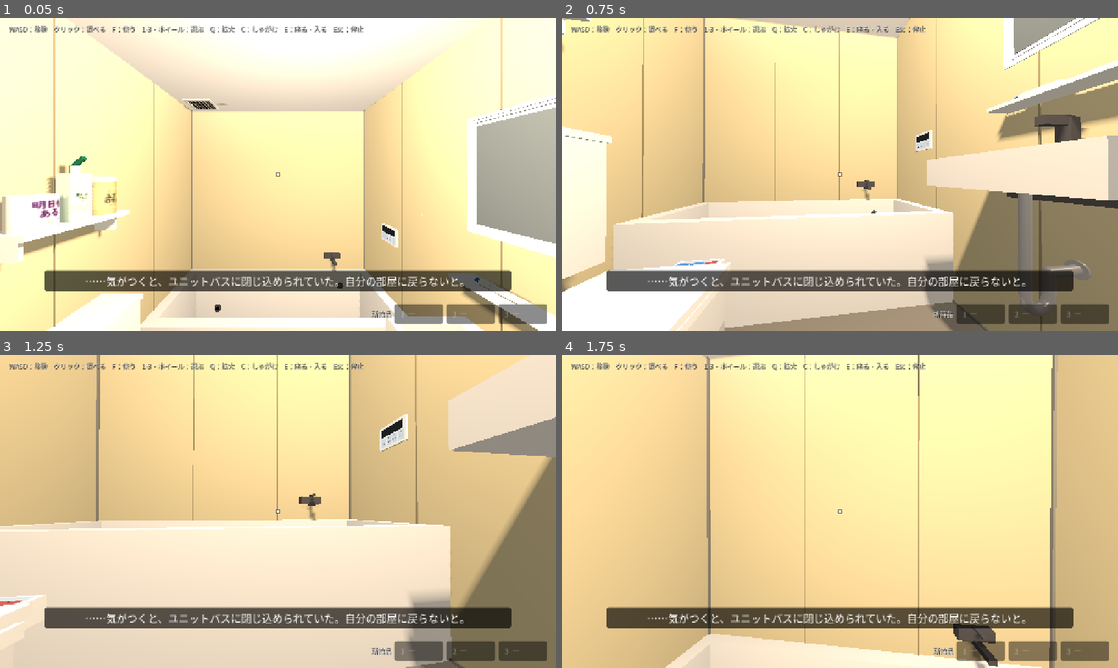
Above: before the commit, frames 1-4 (two rows, left to right).
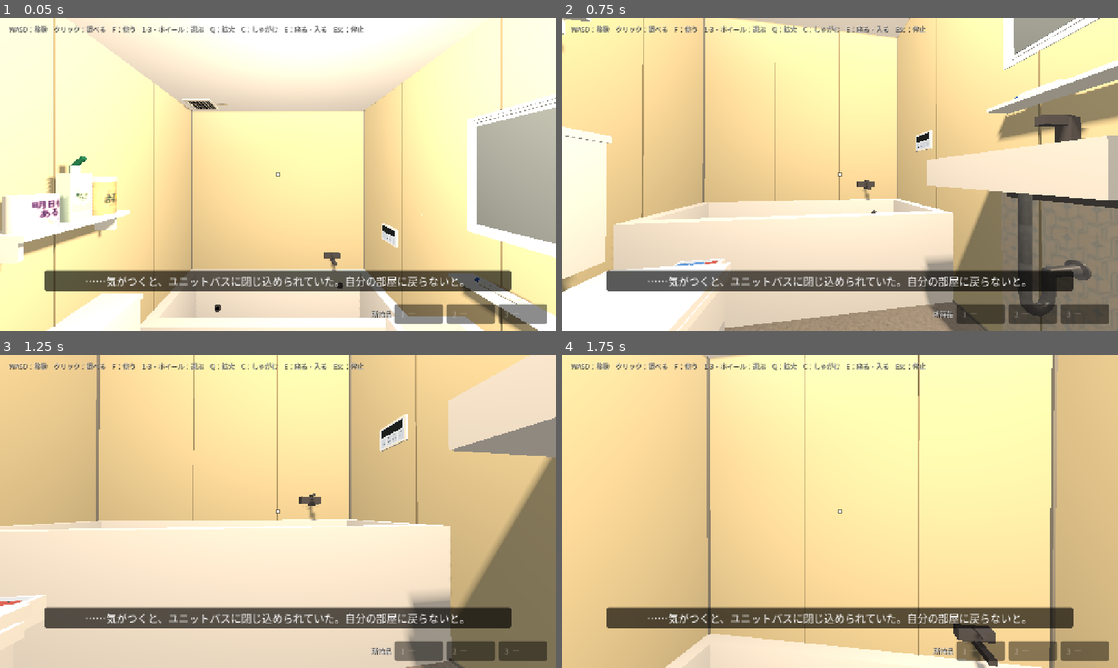
Above: after the commit, the same moments.

Repository: Ben-Kei-create/toireshelter
Game: Godot game, scene res://scenes/main.tscn
The game is run twice, just before and just after one commit, with the same random seed, the same clock (stepped at 60 frames per second) and the same inputs.
Inputs (mouse positions are in pixels of both pictures, inside the frame that each line leads up to):
- Up to frame 1 (0.05 s): no input
- Up to frame 2 (0.75 s): tap Enter at 0.5 s; move the mouse to (867, 174) at 0.52 s; hold W (move_forward) from 0.53 s (still down); hold C (crouch) from 0.53 s (still down); click (867, 174) at 0.67 s
- Up to frame 3 (1.25 s): keep holding W (move_forward); keep holding C (crouch)
- Up to frame 4 (1.75 s): keep holding W (move_forward); move the mouse to (812, 511) at 1.27 s; release C (crouch) at 1.28 s; tap E (action) at 1.35 s; tap C (crouch) at 1.55 s

Frame 1 is identical in both runs. In frame 2, 1.3% of the frame differs, in the area x 49-96%, y 56-100%; in frame 3, less than 0.1%; in frame 4, nothing differs.

Commit message:
ASSETS-30: 15 book covers and 15 surface textures
- regions measured per tile from the four generated sheets (not equal
  splits); lossless with mipmaps under assets/textures/books and surfaces
- repeating textures checked 2x2; wallpapers cut to their pattern period,
  others edge-blended; card back padded to 63:88 with its frame color
- applied: 15 face-out books, two framed paintings, card backs in the case,
  three rock specimens on the desk, gem surface, shelf wood, softened room
  wallpaper, curtain, duct metal, drain pipe, pipe wallpaper under the sink,
  bathroom floor speckle keeping the greige average, opposite facade
- MeshKit.tiled_mat keeps texture aspect; MeshKit.faded_texture
- docs/assets.md, README, screenshots

Co-Authored-By: Claude Opus 5.5 <noreply@anthropic.com>

Diff:
--- a/scripts/apartment.gd
+++ b/scripts/apartment.gd
@@ -10,6 +10,21 @@
 ## 本とカードは MultiMesh で軽く作る。当たり判定は大きな家具ごとの単純な箱だけ。展示品の取得や個別操作はなし。
 
 const MeshKit := preload("res://scripts/mesh_kit.gd")
+
+# 素材（docs/assets.md の ASSETS-30）
+const TEX_GRANITE := preload("res://assets/textures/surfaces/surface_01.png")
+const TEX_BASALT := preload("res://assets/textures/surfaces/surface_02.png")
+const TEX_SANDSTONE := preload("res://assets/textures/surfaces/surface_03.png")
+const TEX_PURPLE := preload("res://assets/textures/surfaces/surface_04.png")
+const TEX_WALLPAPER := preload("res://assets/textures/surfaces/surface_06.png")
+const TEX_SHELF_WOOD := preload("res://assets/textures/surfaces/surface_09.png")
+const TEX_CURTAIN := preload("res://assets/textures/surfaces/surface_12.png")
+const TEX_PAINTING_A := preload("res://assets/textures/surfaces/surface_13.png")
+const TEX_PAINTING_B := preload("res://assets/textures/surfaces/surface_14.png")
+const TEX_CARD_BACK := preload("res://assets/textures/surfaces/surface_15.png")
+const BOOK_COUNT := 15
+const BOOK_H := 0.26              # 表紙を見せて置く本の高さ（m）
+const BOOK_T := 0.028             # 厚み
 
 const ROOM := AABB(Vector3(1.0, 0.0, -1.2), Vector3(3.0, 2.4, 3.6))
 const HALL := AABB(Vector3(-0.9, 0.0, 1.3), Vector3(1.8, 2.2, 1.1))
@@ -46,6 +61,7 @@
 	_build_gem()
 	_build_paintings()
 	_build_bed()
+	_build_specimens()
 	_build_lights()
 
 
@@ -79,7 +95,8 @@
 # ---------------------------------------------------------------- 自室の外殻
 
 func _build_room_shell() -> void:
-	var wall := MeshKit.mat("room_wall", Color(0.86, 0.84, 0.8))
+	# 自室の壁紙。模様が強くなりすぎないよう小さめ（横 0.3m）で繰り返す
+	var wall := MeshKit.tiled_mat("room_wallpaper", MeshKit.faded_texture(TEX_WALLPAPER, 0.4), 0.3, Color.WHITE, 0.9)
 	var floor_m := MeshKit.mat("room_floor", Color(0.55, 0.42, 0.3), 0.7)
 	var ceil_m := MeshKit.mat("ceiling", Color(0.95, 0.95, 0.95))
 	var x0 := ROOM.position.x
@@ -147,7 +164,7 @@
 	curtain.name = "Curtain"
 	curtain.position = Vector3(WINDOW_X.y + 0.05, 0.0, ROOM.position.z + 0.06)
 	add_child(curtain)
-	var cloth := MeshKit.mat("curtain", Color(0.42, 0.36, 0.3), 0.95)
+	var cloth := MeshKit.tiled_mat("curtain_tex", TEX_CURTAIN, 0.3, Color.WHITE, 0.95)
 	var cw := WINDOW_X.y - WINDOW_X.x + 0.1
 	for k in 7:   # ひだ
 		var m := MeshKit.box(curtain, Vector3(cw / 7.0, 2.05, 0.02), Vector3(-cw / 7.0 * (k + 0.5), 2.05 * 0.5, 0.012 if k % 2 == 0 else -0.004), cloth)
@@ -193,7 +210,7 @@
 # ---------------------------------------------------------------- 本棚（右の壁一面）
 
 func _build_bookshelf() -> void:
-	var wood := MeshKit.mat("shelf_wood", Color(0.42, 0.3, 0.2), 0.7)
+	var wood := MeshKit.tiled_mat("shelf_wood_tex", TEX_SHELF_WOOD, 0.5, Color.WHITE, 0.7)
 	var x1 := ROOM.end.x
 	var depth := 0.3
 	var x0 := x1 - depth
@@ -216,10 +233,23 @@
 	var colors := []
 	var palette := [Color(0.55, 0.15, 0.12), Color(0.15, 0.25, 0.45), Color(0.2, 0.4, 0.25), Color(0.75, 0.62, 0.3),
 			Color(0.3, 0.2, 0.35), Color(0.85, 0.82, 0.75), Color(0.1, 0.1, 0.12), Color(0.6, 0.35, 0.45), Color(0.35, 0.5, 0.55)]
+	# 表紙を見せて置く本（15冊）：段1〜5に3冊ずつ。その範囲には背表紙の本を置かない
+	var face_out := []   # [段, z の中心, 番号]
+	for k in BOOK_COUNT:
+		var lv := 1 + k / 3
+		var zc: float = [-0.62, 0.48, 1.62][k % 3] + (0.22 if lv % 2 == 0 else 0.0)
+		face_out.append([lv, zc, k + 1])
 	for i in levels:
 		var base := i * step + 0.022
 		var z := z0 + 0.03
 		while z < z1 - 0.05:
+			var skip := false
+			for fo in face_out:
+				if fo[0] == i and z > fo[1] - 0.14 and z < fo[1] + 0.14:
+					z = fo[1] + 0.14
+					skip = true
+			if skip:
+				continue
 			var kind := _rng.randf()
 			var thick := _rng.randf_range(0.015, 0.06)
 			var height := minf(_rng.randf_range(0.14, 0.3), step - 0.04)
@@ -240,6 +270,31 @@
 			colors.append(c)
 			z += thick + (0.012 if tilt != 0.0 else 0.002)
 	_multimesh(root, "Books", BoxMesh.new(), xforms, colors, MeshKit.mat("book_base", Color.WHITE, 0.8))
+	for fo in face_out:
+		_face_out_book(root, fo[2], Vector3(x1 - 0.2, fo[0] * step + 0.022, fo[1]))
+
+
+## 表紙を部屋側（-x）へ向けて立てた本。表紙の画像は正面だけ。厚み・背表紙・裏表紙は単色の箱。
+func _face_out_book(root: Node3D, n: int, base: Vector3) -> void:
+	var tex: Texture2D = load("res://assets/textures/books/book_cover_%02d.png" % n)
+	var w := BOOK_H * float(tex.get_width()) / float(tex.get_height())
+	var book := Node3D.new()
+	book.name = "Book%02d" % n
+	book.position = base
+	book.rotation.z = deg_to_rad(-7.0)   # 少し後ろ（壁側）へもたせかける
+	root.add_child(book)
+	var body_col := _rng.randf_range(0.2, 0.5)
+	MeshKit.box(book, Vector3(BOOK_T, BOOK_H, w), Vector3(BOOK_T * 0.5, BOOK_H * 0.5, 0), MeshKit.mat("book_body_%d" % n, Color(body_col, body_col * 0.9, body_col * 0.8), 0.8), "Body")
+	MeshKit.box(book, Vector3(BOOK_T - 0.004, BOOK_H - 0.006, w - 0.003), Vector3(BOOK_T * 0.5, BOOK_H * 0.5, 0.002), MeshKit.mat("book_pages", Color(0.92, 0.89, 0.8), 0.9), "Pages")
+	var quad := QuadMesh.new()
+	quad.size = Vector2(w, BOOK_H)
+	var cover := MeshInstance3D.new()
+	cover.name = "Cover"
+	cover.mesh = quad
+	cover.material_override = MeshKit.texture_mat("book_cover_%02d" % n, tex, 0.7)
+	cover.position = Vector3(-0.0008, BOOK_H * 0.5, 0)
+	cover.rotation.y = -PI * 0.5   # 表（+z）を -x（部屋側）へ。画像の左が部屋から見て左（+z 側）
+	book.add_child(cover)
 
 
 func _multimesh(parent: Node3D, node_name: String, mesh: Mesh, xforms: Array, colors: Array, material: StandardMaterial3D) -> MultiMeshInstance3D:
@@ -290,6 +345,7 @@
 	var rows := 5
 	var card_xf := []
 	var card_col := []
+	var back_xf := []
 	var sym := {"disc": [[], []], "tri": [[], []], "diamond": [[], []]}
 	var shelf := MeshKit.mat("case_shelf", Color(0.7, 0.75, 0.8, 0.5), 0.1)
 	shelf.transparency = BaseMaterial3D.TRANSPARENCY_ALPHA
@@ -304,6 +360,10 @@
 			var pos := Vector3(x0 + 0.05, sy + 0.045, z)
 			card_xf.append(Transform3D(tilt * Basis.from_scale(Vector3(0.004, 0.088, 0.063)), pos))
 			card_col.append(card_palette[_rng.randi() % card_palette.size()])
+			if _rng.randf() < 0.3:   # 3枚に1枚ほどは裏向き（裏面の模様）
+				back_xf.append(Transform3D(tilt * Basis(Vector3.UP, PI * 0.5), pos + tilt * Vector3(0.0025, 0, 0)))
+				z += 0.075
+				continue
 			var keys := sym.keys()
 			var key: String = keys[_rng.randi() % keys.size()]
 			var face := pos + tilt * Vector3(0.004, 0.005, 0.0)
@@ -313,6 +373,11 @@
 			sym[key][1].append(sym_palette[_rng.randi() % sym_palette.size()])
 			z += 0.075
 	_multimesh(root, "Cards", BoxMesh.new(), card_xf, card_col, MeshKit.mat("card_base", Color.WHITE, 0.6))
+	var back_quad := QuadMesh.new()
+	back_quad.size = Vector2(0.063, 0.088)
+	var back_mat := MeshKit.texture_mat("card_back", TEX_CARD_BACK, 0.6).duplicate() as StandardMaterial3D
+	_multimesh(root, "CardBacks", back_quad, back_xf, back_xf.map(func(_x): return Color.WHITE), back_mat)
+	back_mat.vertex_color_use_as_albedo = false
 	var disc := CylinderMesh.new()
 	disc.radial_segments = 16
 	disc.rings = 1
@@ -425,13 +490,19 @@
 	gem.height = 0.8
 	gem.radial_segments = 6
 	gem.rings = 3
+	# 表面の模様は紫の鉱物の画像（不透明）。つやと反射は材質の数値で付ける
 	var m := StandardMaterial3D.new()
-	m.albedo_color = Color(0.55, 0.25, 0.85)
-	m.metallic = 0.4
-	m.roughness = 0.15
+	m.albedo_texture = TEX_PURPLE
+	m.uv1_triplanar = true
+	m.uv1_scale = Vector3.ONE / 0.35
+	m.texture_filter = BaseMaterial3D.TEXTURE_FILTER_LINEAR_WITH_MIPMAPS_ANISOTROPIC
+	m.metallic = 0.35
+	m.roughness = 0.12
+	m.clearcoat_enabled = true
+	m.clearcoat = 0.8
 	m.emission_enabled = true
 	m.emission = Color(0.45, 0.15, 0.8)
-	m.emission_energy_multiplier = 0.35
+	m.emission_energy_multiplier = 0.2
 	var mi := MeshInstance3D.new()
 	mi.name = "Stone"
 	mi.mesh = gem
@@ -450,9 +521,9 @@
 	add_child(root)
 	# [中心, 大きさ（横, 縦）, 向き（壁の法線の方向）]
 	var list := [
-		[Vector3(1.6, 1.25, ROOM.end.z), Vector2(0.75, 1.15), Vector3.FORWARD],   # 手前の壁、大きな縦長
+		[Vector3(1.6, 1.25, ROOM.end.z), Vector2(0.86, 0.76), Vector3.FORWARD, TEX_PAINTING_A],   # 手前の壁、大きな絵（画像 408×359）
 		[Vector3(3.45, 0.75, ROOM.position.z), Vector2(0.4, 0.5), Vector3.BACK],     # 奥の壁、窓の右（小）
-		[Vector3(3.45, 1.4, ROOM.position.z), Vector2(0.4, 0.55), Vector3.BACK],
+		[Vector3(3.45, 1.4, ROOM.position.z), Vector2(0.46, 0.405), Vector3.BACK, TEX_PAINTING_B],
 		[Vector3(3.45, 2.0, ROOM.position.z), Vector2(0.4, 0.4), Vector3.BACK],
 		[Vector3(2.5, 2.2, ROOM.position.z), Vector2(1.2, 0.28), Vector3.BACK],     # 窓の上の横長
 		[Vector3(1.44, 0.95 + 1.3 + 0.0, ROOM.position.z), Vector2(0.0, 0.0), Vector3.BACK],
@@ -470,6 +541,16 @@
 		root.add_child(p)
 		var fm := MeshKit.mat("frame_%d" % (_rng.randi() % 3), frame_cols[_rng.randi() % 3], 0.5, 0.3)
 		MeshKit.box(p, Vector3(size.x, size.y, 0.03), Vector3.ZERO, fm)
+		if item.size() > 3:   # 絵の画像を貼る（額の内側。縦横比は画像に合わせてある）
+			var q := QuadMesh.new()
+			q.size = Vector2(size.x - 0.08, size.y - 0.08)
+			var art := MeshInstance3D.new()
+			art.name = "Art"
+			art.mesh = q
+			art.material_override = MeshKit.texture_mat("painting_%s" % (item[3] as Texture2D).resource_path.get_file(), item[3], 0.85)
+			art.position = Vector3(0, 0, 0.0165)
+			p.add_child(art)
+			continue
 		MeshKit.box(p, Vector3(size.x - 0.08, size.y - 0.08, 0.005), Vector3(0, 0, 0.016), MeshKit.mat("canvas", Color(0.92, 0.9, 0.84), 0.9))
 		for k in _rng.randi_range(3, 5):
 			var c: Color = art_cols[_rng.randi() % art_cols.size()]
@@ -492,6 +573,37 @@
 	MeshKit.box(root, Vector3(0.35, 0.1, 0.55), Vector3(3.4, 0.29, z1 - 0.42), MeshKit.mat("pillow", Color(0.9, 0.9, 0.92), 0.95))
 	MeshKit.box(root, Vector3(0.9, 0.05, 0.78), Vector3(2.55, 0.265, z1 - 0.42), MeshKit.mat("blanket", Color(0.45, 0.55, 0.65), 0.95))
 	MeshKit.shape_box(_body, Vector3(1.5, 0.3, 0.8), Vector3(2.85, 0.15, z1 - 0.42))
+
+
+# ---------------------------------------------------------------- 岩石の標本（机の上の小さなトレー）
+
+func _build_specimens() -> void:
+	var root := Node3D.new()
+	root.name = "RockSpecimens"
+	root.position = Vector3(ROOM.position.x + 0.14 + 0.32, 0.735, -0.38)
+	add_child(root)
+	MeshKit.box(root, Vector3(0.12, 0.012, 0.3), Vector3(0, 0.006, 0), MeshKit.mat("tray_wood", Color(0.5, 0.38, 0.26), 0.7), "Tray")
+	var rocks := [["Granite", TEX_GRANITE, -0.09, 0.035], ["Basalt", TEX_BASALT, 0.0, 0.03], ["Sandstone", TEX_SANDSTONE, 0.09, 0.033]]
+	for r in rocks:
+		var mesh := SphereMesh.new()
+		mesh.radius = r[3]
+		mesh.height = r[3] * 1.4
+		mesh.radial_segments = 7   # 角ばった石らしく、少ない分割
+		mesh.rings = 4
+		var m := StandardMaterial3D.new()
+		m.albedo_texture = r[1]
+		m.uv1_triplanar = true
+		m.uv1_scale = Vector3.ONE / 0.08
+		m.roughness = 0.85
+		m.texture_filter = BaseMaterial3D.TEXTURE_FILTER_LINEAR_WITH_MIPMAPS_ANISOTROPIC
+		var mi := MeshInstance3D.new()
+		mi.name = r[0]
+		mi.mesh = mesh
+		mi.material_override = m
+		mi.position = Vector3(0, 0.012 + r[3] * 0.65, r[2])
+		mi.rotation = Vector3(_rng.randf_range(-0.4, 0.4), _rng.randf_range(0, TAU), _rng.randf_range(-0.4, 0.4))
+		root.add_child(mi)
+		MeshKit.box(root, Vector3(0.002, 0.012, 0.04), Vector3(-0.059, 0.016, r[2]), MeshKit.mat("specimen_label", Color(0.95, 0.94, 0.88), 0.9))
 
 
 func _build_lights() -> void:
--- a/scripts/exterior.gd
+++ b/scripts/exterior.gd
@@ -11,6 +11,8 @@
 ## 向かいのマンション：外壁の手前の面が z=-4.4（手すりから約2.3m、窓から約3.1m）。背景だけで入れない。
 
 const MeshKit := preload("res://scripts/mesh_kit.gd")
+const TEX_DUCT := preload("res://assets/textures/surfaces/surface_07.png")
+const TEX_FACADE := preload("res://assets/textures/surfaces/surface_10.png")
 
 const DUCT_FLOOR := 2.5
 const DUCT_TOP := 3.1
@@ -48,7 +50,7 @@
 	var duct := Node3D.new()
 	duct.name = "Duct"
 	add_child(duct)
-	var metal := MeshKit.mat("duct", Color(0.5, 0.52, 0.54), 0.5, 0.3)
+	var metal := MeshKit.tiled_mat("duct_tex", TEX_DUCT, 0.6, Color(0.85, 0.87, 0.9), 0.5)
 	var dark := MeshKit.mat("duct_dark", Color(0.08, 0.08, 0.09), 1.0)
 	var body := StaticBody3D.new()
 	body.name = "Collision"
@@ -232,7 +234,8 @@
 	var o := Node3D.new()
 	o.name = "OppositeBuilding"
 	add_child(o)
-	var wall := MeshKit.mat("opposite_wall", Color(0.48, 0.46, 0.43), 0.95)
+	# くすんだ外壁（画像を 1.5m 四方で繰り返し、少し暗く）
+	var wall := MeshKit.tiled_mat("opposite_wall_tex", TEX_FACADE, 1.5, Color(0.72, 0.7, 0.66), 0.95)
 	var x0 := -4.0
 	var x1 := 8.0
 	MeshKit.box(o, Vector3(x1 - x0, 20.0, 0.3), Vector3((x0 + x1) * 0.5, 2.0, OPPOSITE_Z - 0.15), wall, "Wall")
--- a/scripts/mesh_kit.gd
+++ b/scripts/mesh_kit.gd
@@ -132,6 +132,7 @@
 
 ## 繰り返し模様（布地など）を、面ごとの UV に関係なく一定の細かさで貼る（トリプラナー投影）。
 ## tile_m：画像1枚がゲーム内で何 m 四方になるか。
+## 画像が正方形でないときは、縦の長さを画像の縦横比に合わせる（壁のような縦の面で、模様が伸びないように）。
 static func tiled_mat(key: String, tex: Texture2D, tile_m: float, tint := Color.WHITE, roughness := 1.0) -> StandardMaterial3D:
 	if _mat_cache.has(key):
 		return _mat_cache[key]
@@ -140,7 +141,8 @@
 	m.albedo_color = tint
 	m.roughness = roughness
 	m.uv1_triplanar = true
-	m.uv1_scale = Vector3.ONE / tile_m
+	var tile_h := tile_m * float(tex.get_height()) / float(tex.get_width())
+	m.uv1_scale = Vector3(1.0 / tile_m, 1.0 / tile_h, 1.0 / tile_m)
 	m.texture_filter = BaseMaterial3D.TEXTURE_FILTER_LINEAR_WITH_MIPMAPS_ANISOTROPIC
 	_mat_cache[key] = m
 	return m
@@ -158,6 +160,30 @@
 	m.emission_energy_multiplier = 0.3
 	_mat_cache["note_paper"] = m
 	return m
+
+
+## 模様を弱めたテクスチャ（各画素を画像の平均色へ 1-strength だけ寄せる）。元の画像ファイルは変えない。
+static func faded_texture(tex: Texture2D, strength: float) -> Texture2D:
+	var key := "faded_%s_%.2f" % [tex.resource_path, strength]
+	if _mat_cache.has(key):
+		return _mat_cache[key]
+	var img := tex.get_image()
+	if img.is_compressed():
+		img.decompress()
+	img = img.duplicate()
+	img.clear_mipmaps()
+	var acc := Color(0, 0, 0)
+	for y in img.get_height():
+		for x in img.get_width():
+			acc += img.get_pixel(x, y)
+	var avg := acc / float(img.get_width() * img.get_height())
+	for y in img.get_height():
+		for x in img.get_width():
+			img.set_pixel(x, y, avg.lerp(img.get_pixel(x, y), strength))
+	img.generate_mipmaps()
+	var out := ImageTexture.create_from_image(img)
+	_mat_cache[key] = out
+	return out
 
 
 ## 水面用の半透明マテリアル（共有）。
--- a/scripts/room.gd
+++ b/scripts/room.gd
@@ -56,6 +56,8 @@
 const LID_HEIGHT := 0.025
 const LABEL_HEIGHT := 0.10                  # 1024x320px を円周 0.317m に巻く
 const FLOOR_COLOR := Color(0.55, 0.54, 0.52)    # 淡いグレージュ。壁より少し暗く、彩度を低く
+const FLOOR_TEX := preload("res://assets/textures/surfaces/surface_11.png")
+const FLOOR_TEX_AVG := Color(0.77, 0.73, 0.67)   # 画像の平均色（実測）。これで割って、平均が FLOOR_COLOR になるよう着色する
 const PORCELAIN_COLOR := Color(0.92, 0.92, 0.92)
 
 var spawn_position := Vector3(0.0, 0.05, 0.75)
@@ -186,7 +188,9 @@
 
 	# 壁：薄いアイボリー／床：少し暗いグレー／設備：白（PORCELAIN）で明度差をつける
 	var wall_mat := _mat("wall", WALL_COLOR)
-	var floor_mat := _mat("floor", FLOOR_COLOR, 0.6)
+	# 床：暖かいグレージュの色はそのまま、細かい粒の模様だけ足す
+	var floor_tint := Color(FLOOR_COLOR.r / FLOOR_TEX_AVG.r, FLOOR_COLOR.g / FLOOR_TEX_AVG.g, FLOOR_COLOR.b / FLOOR_TEX_AVG.b)
+	var floor_mat := MeshKit.tiled_mat("floor_tex", FLOOR_TEX, 0.6, floor_tint, 0.6)
 	var ceil_mat := _mat("ceiling", Color(0.95, 0.95, 0.95))
 
 	var outer_w := ROOM_W + WALL_T * 2.0
--- a/scripts/sink.gd
+++ b/scripts/sink.gd
@@ -9,6 +9,8 @@
 
 const MeshKit := preload("res://scripts/mesh_kit.gd")
 const FaucetScript := preload("res://scripts/faucet.gd")
+const TEX_PIPE := preload("res://assets/textures/surfaces/surface_08.png")
+const TEX_PIPE_WALLPAPER := preload("res://assets/textures/surfaces/surface_05.png")
 
 const FILL_TIME := 12.0
 const DRAIN_TIME := 8.0
@@ -132,7 +134,12 @@
 func _build_pipes(visual: Node3D) -> void:
 	# 排水管：ボウルの底から下りて U 字のトラップを通り、壁へ（当たり判定なし）。
 	# U 字の底は低め（約0.36m）。立った目線ではボウルの陰になりやすい
-	var pipe_mat := MeshKit.mat("pipe", Color(0.86, 0.86, 0.88), 0.3, 0.35)
+	var pipe_mat := MeshKit.tiled_mat("pipe_tex", TEX_PIPE, 0.12, Color(1.1, 1.1, 1.12), 0.35)
+	pipe_mat.metallic = 0.35
+	# 配管の裏の壁だけ、配管柄の壁紙（洗面台の下の限られた範囲。浴室全体の樹脂パネルはそのまま）
+	var paper := MeshKit.tiled_mat("pipe_wallpaper", TEX_PIPE_WALLPAPER, 0.24, Color.WHITE, 0.9)
+	var pw := MeshKit.box(visual, Vector3(0.001, OUTER.position.y - 0.03, OUTER.size.z), Vector3(WALL_X - 0.0005, (OUTER.position.y + 0.03) * 0.5 + 0.0, OUTER.get_center().z), paper, "PipeWallpaper")
+	pw.cast_shadow = GeometryInstance3D.SHADOW_CASTING_SETTING_OFF
 	var tail_x := DRAIN_POS.x
 	var bend_y := 0.40
 	var pts := [Vector3(tail_x, OUTER.position.y, Z), Vector3(tail_x, bend_y, Z)]
--- /dev/null
+++ b/tests/capture_assets30.gd
@@ -0,0 +1,51 @@
+extends SceneTree
+## ASSETS-30 の確認画像（ウィンドウ表示が必要、画角 80°）。実行: SHOT_DIR=保存先 Godot --path . --script res://tests/capture_assets30.gd
+
+const Pose := preload("res://scripts/player.gd").Pose
+var out := ""
+
+
+func _initialize() -> void:
+	_run()
+
+
+func _run() -> void:
+	out = OS.get_environment("SHOT_DIR")
+	root.size = Vector2i(1280, 720)
+	change_scene_to_file("res://scenes/main.tscn")
+	for i in 20:
+		await process_frame
+	var main := current_scene
+	var p = main.player
+	main.hud._message_panel.visible = false
+	main.hud._message_time_left = 0.0
+	main.set_physics_process(false)   # 撮影でクリア判定が動かないように
+	p.set_physics_process(false)
+	await _shot(p, "a30_room_overview", Vector3(1.3, 0, 1.85), 1.5, Vector3(3.0, 1.0, -0.5))
+	await _shot(p, "a30_room_from_window", Vector3(2.5, 0, -0.9), 1.5, Vector3(2.4, 1.1, 2.2))
+	await _shot(p, "a30_books_closeup", Vector3(3.15, 0, 0.5), 1.5, Vector3(3.8, 1.1, 0.55))
+	await _shot(p, "a30_rocks_on_desk", Vector3(2.0, 0, -0.1), 1.5, Vector3(1.46, 0.76, -0.38))
+	await _shot(p, "a30_card_case", Vector3(2.4, 0, 0.3), 1.5, Vector3(1.0, 1.5, 0.2))
+	await _shot(p, "a30_painting_a", Vector3(2.0, 0, 0.9), 1.5, Vector3(1.6, 1.25, 2.4))
+	await _shot(p, "a30_painting_b_and_gem", Vector3(2.6, 0, 0.4), 1.5, Vector3(3.4, 1.2, -0.6))
+	await _shot(p, "a30_bath_floor", Vector3(0.0, 0, 0.75), 1.5, Vector3(0.0, 0.0, -0.4))
+	p.toggle_crouch()
+	p.camera.position.y = 0.6
+	await _shot(p, "a30_pipe_wallpaper_crouched", Vector3(0.25, 0, 0.55), 0.6, Vector3(0.88, 0.45, 0.1))
+	p.pose = Pose.DUCT
+	await _shot(p, "a30_duct_metal", Vector3(-0.6, 2.5, -0.3), 0.38, Vector3(2.0, 2.8, -0.3))
+	await _shot(p, "a30_exterior_wall", Vector3(1.9, 2.5, -1.15), 0.38, Vector3(2.0, 2.6, -4.4))
+	p.pose = Pose.WALK
+	quit()
+
+
+func _shot(p, name: String, pos: Vector3, eye: float, look: Vector3) -> void:
+	p.global_position = pos
+	p.camera.position.y = eye
+	var d: Vector3 = look - p.camera.global_position
+	p.rotation.y = atan2(-d.x, -d.z)
+	p.camera.rotation.x = clampf(atan2(d.y, Vector2(d.x, d.z).length()), deg_to_rad(-85.0), deg_to_rad(85.0))
+	for i in 8:
+		await process_frame
+	await RenderingServer.frame_post_draw
+	root.get_texture().get_image().save_png(out.path_join(name + ".png"))
Binary file added: assets/textures/books/book_cover_01.png
Not shown, added: assets/textures/books/book_cover_01.png.import
Binary file added: assets/textures/books/book_cover_02.png
Not shown, added: assets/textures/books/book_cover_02.png.import
Binary file added: assets/textures/books/book_cover_03.png
Not shown, added: assets/textures/books/book_cover_03.png.import
Binary file added: assets/textures/books/book_cover_04.png
Not shown, added: assets/textures/books/book_cover_04.png.import
Binary file added: assets/textures/books/book_cover_05.png
Not shown, added: assets/textures/books/book_cover_05.png.import
Binary file added: assets/textures/books/book_cover_06.png
Not shown, added: assets/textures/books/book_cover_06.png.import
(and 62 more such lines)
